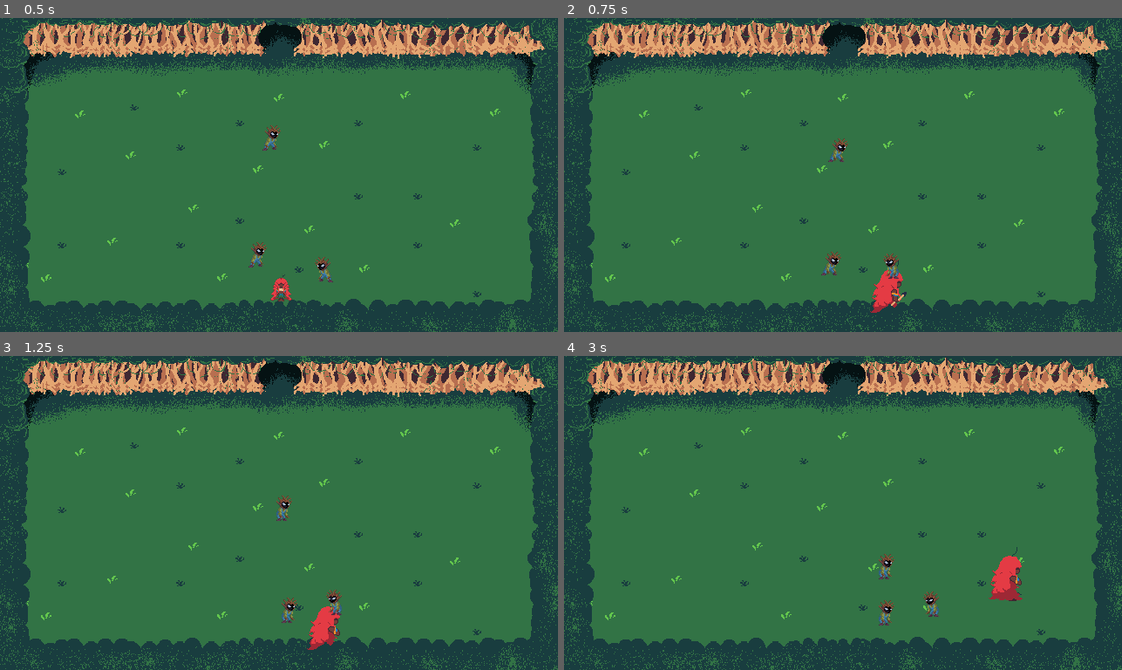
Above: before the commit, frames 1-4 (two rows, left to right).
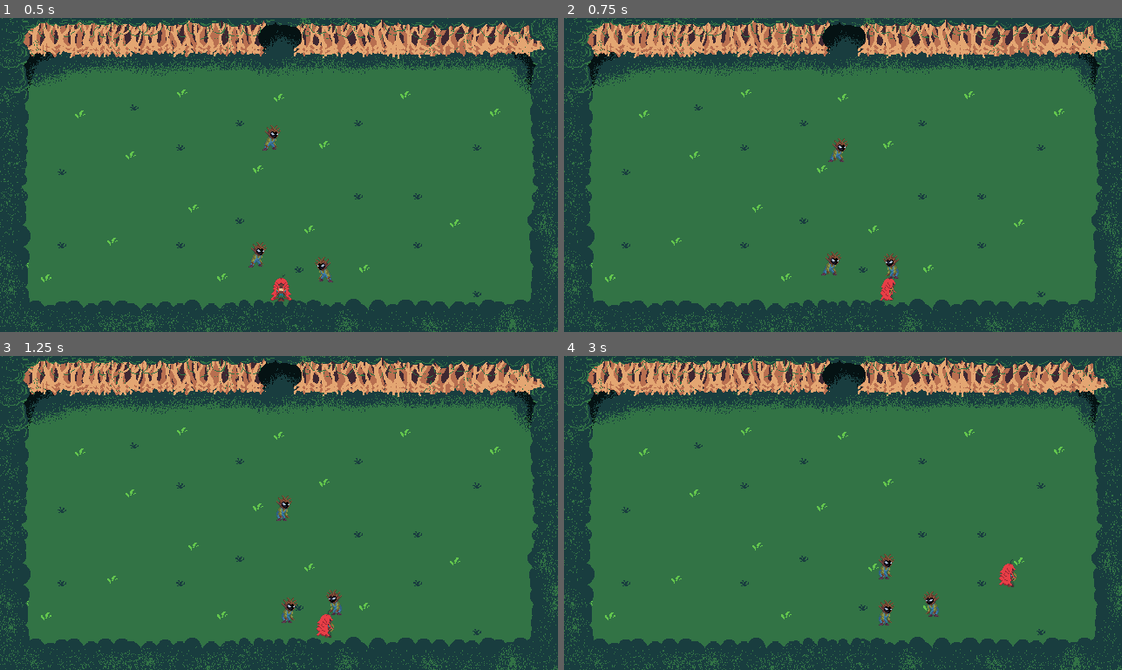
Above: after the commit, the same moments.

Repository: SamuelMTL/AmazonProject
Game: Godot game, scene res://scenes/Dungeons/dungeon.tscn
Same seed, same stepped clock (60 frames per second), same inputs: the game is played once before the commit and once after it. This scene is started directly instead of the project's main scene. Sound files missing from this copy of the repository are replaced by a short silence.
Inputs (mouse positions are in pixels of both pictures, inside the frame that each line leads up to):
- Up to frame 1 (0.5 s): no input
- Up to frame 2 (0.75 s): move the mouse to (965, 159) at 0.52 s; hold Right (ui_right) from 0.53 s (still down); click (965, 159) at 0.6 s
- Up to frame 3 (1.25 s): keep holding Right (ui_right)
- Up to frame 4 (3 s): move the mouse to (731, 528) at 1.27 s; release Right (ui_right) at 1.28 s; hold Down (ui_down) 1.28-2.03 s; tap R (BoitataPower) at 1.35 s; click (731, 528) at 1.55 s; move the mouse to (898, 443) at 2.02 s; hold Right (ui_right) 2.03-2.78 s; tap Q (CurupiraPower) at 2.1 s; click (898, 443) at 2.3 s; move the mouse to (815, 575) at 2.77 s; hold Up (ui_up) from 2.78 s (still down); tap H (Habilidades) at 2.85 s

Frame 1 is identical in both runs. In frame 2, 0.4% of the frame differs, in the area x 54-62%, y 77-94%; in frame 3, 0.4%; in frame 4, 0.5%, in the area x 76-83%, y 60-79%.

Commit message:
animacao da caipora atacando e mini bug corrigido

Diff:
--- a/amazonproject/Components/PlayerComponent/Jogador.tscn
+++ b/amazonproject/Components/PlayerComponent/Jogador.tscn
@@ -1,7 +1,6 @@
-[gd_scene load_steps=121 format=3 uid="uid://dcnpjpoqff5ms"]
+[gd_scene load_steps=138 format=3 uid="uid://dcnpjpoqff5ms"]
 
 [ext_resource type="Script" path="res://Components/PlayerComponent/jogador.gd" id="1_ivn2g"]
-[ext_resource type="Texture2D" uid="uid://cek0bdnfikeu5" path="res://assets/Caipora/CaiporaSpriteSheetAttack.png" id="1_k8qog"]
 [ext_resource type="Script" path="res://Components/PlayerComponent/melee_attack_area.gd" id="5_yhkxk"]
 [ext_resource type="AudioStream" uid="uid://0wksp8qwr5i5" path="res://assets/sound/sfx/walking_2.wav" id="6_pujxu"]
 [ext_resource type="Texture2D" uid="uid://nrutl6r0pbfu" path="res://assets/Caipora/Spritesheet da Caipora sofrendo.png" id="7_p8n6e"]
@@ -11,6 +10,7 @@
 [ext_resource type="Texture2D" uid="uid://bws5351w3c5tb" path="res://assets/Caipora/Spritesheet da Caipora andando.png" id="9_2be0e"]
 [ext_resource type="AudioStream" uid="uid://bgxuxxrvexhhb" path="res://assets/sound/sfx/fire_trail.wav" id="9_5acfq"]
 [ext_resource type="Script" path="res://Components/PlayerComponent/fire_trail_sound.gd" id="10_25hja"]
+[ext_resource type="Texture2D" uid="uid://ctph7r13laio" path="res://assets/Caipora/Spritesheet da Caipora atacando.png" id="10_646ud"]
 [ext_resource type="Texture2D" uid="uid://cjiv8ihcm3vpt" path="res://assets/Caipora/Spritesheet da Caipora morrendo.png" id="10_cefbf"]
 [ext_resource type="AudioStream" uid="uid://dpvhddvnhqv16" path="res://assets/sound/sfx/taking_damage.wav" id="11_semlk"]
 [ext_resource type="AudioStream" uid="uid://dgosvbt5ql5y0" path="res://assets/sound/sfx/die.wav" id="12_e3t08"]
@@ -25,21 +25,37 @@
 [sub_resource type="CapsuleShape2D" id="CapsuleShape2D_rl5ka"]
 height = 26.0
 
-[sub_resource type="AtlasTexture" id="AtlasTexture_7t6un"]
-atlas = ExtResource("1_k8qog")
-region = Rect2(0, 0, 80, 80)
-
-[sub_resource type="AtlasTexture" id="AtlasTexture_qwn2b"]
-atlas = ExtResource("1_k8qog")
-region = Rect2(80, 0, 80, 80)
-
-[sub_resource type="AtlasTexture" id="AtlasTexture_j4jjk"]
-atlas = ExtResource("1_k8qog")
-region = Rect2(160, 0, 80, 80)
-
-[sub_resource type="AtlasTexture" id="AtlasTexture_74nsc"]
-atlas = ExtResource("1_k8qog")
-region = Rect2(240, 0, 80, 80)
+[sub_resource type="AtlasTexture" id="AtlasTexture_esnfd"]
+atlas = ExtResource("10_646ud")
+region = Rect2(0, 0, 31, 36)
+
+[sub_resource type="AtlasTexture" id="AtlasTexture_1lgwy"]
+atlas = ExtResource("10_646ud")
+region = Rect2(31, 0, 31, 36)
+
+[sub_resource type="AtlasTexture" id="AtlasTexture_p2nrt"]
+atlas = ExtResource("10_646ud")
+region = Rect2(62, 0, 31, 36)
+
+[sub_resource type="AtlasTexture" id="AtlasTexture_885lt"]
+atlas = ExtResource("10_646ud")
+region = Rect2(93, 0, 31, 36)
+
+[sub_resource type="AtlasTexture" id="AtlasTexture_3mqxx"]
+atlas = ExtResource("10_646ud")
+region = Rect2(124, 0, 31, 36)
+
+[sub_resource type="AtlasTexture" id="AtlasTexture_qj5pl"]
+atlas = ExtResource("10_646ud")
+region = Rect2(155, 0, 31, 36)
+
+[sub_resource type="AtlasTexture" id="AtlasTexture_muat8"]
+atlas = ExtResource("10_646ud")
+region = Rect2(186, 0, 31, 36)
+
+[sub_resource type="AtlasTexture" id="AtlasTexture_ax30k"]
+atlas = ExtResource("10_646ud")
+region = Rect2(217, 0, 31, 36)
 
 [sub_resource type="AtlasTexture" id="AtlasTexture_pl773"]
 atlas = ExtResource("7_p8n6e")
@@ -113,21 +129,37 @@
 atlas = ExtResource("9_2be0e")
 region = Rect2(2, 312, 31, 39)
 
-[sub_resource type="AtlasTexture" id="AtlasTexture_mn4uh"]
-atlas = ExtResource("1_k8qog")
-region = Rect2(0, 240, 80, 80)
-
-[sub_resource type="AtlasTexture" id="AtlasTexture_wutya"]
-atlas = ExtResource("1_k8qog")
-region = Rect2(80, 240, 80, 80)
-
-[sub_resource type="AtlasTexture" id="AtlasTexture_41ypr"]
-atlas = ExtResource("1_k8qog")
-region = Rect2(160, 240, 80, 80)
-
-[sub_resource type="AtlasTexture" id="AtlasTexture_km75w"]
-atlas = ExtResource("1_k8qog")
-region = Rect2(240, 240, 80, 80)
+[sub_resource type="AtlasTexture" id="AtlasTexture_x53ka"]
+atlas = ExtResource("10_646ud")
+region = Rect2(248, 72, 31, 36)
+
+[sub_resource type="AtlasTexture" id="AtlasTexture_lcycf"]
+atlas = ExtResource("10_646ud")
+region = Rect2(279, 72, 31, 36)
+
+[sub_resource type="AtlasTexture" id="AtlasTexture_8dco5"]
+atlas = ExtResource("10_646ud")
+region = Rect2(310, 72, 31, 36)
+
+[sub_resource type="AtlasTexture" id="AtlasTexture_5giep"]
+atlas = ExtResource("10_646ud")
+region = Rect2(341, 72, 31, 36)
+
+[sub_resource type="AtlasTexture" id="AtlasTexture_kxrfx"]
+atlas = ExtResource("10_646ud")
+region = Rect2(372, 72, 31, 36)
+
+[sub_resource type="AtlasTexture" id="AtlasTexture_rv7d4"]
+atlas = ExtResource("10_646ud")
+region = Rect2(403, 72, 31, 36)
+
+[sub_resource type="AtlasTexture" id="AtlasTexture_u6lng"]
+atlas = ExtResource("10_646ud")
+region = Rect2(434, 72, 31, 36)
+
+[sub_resource type="AtlasTexture" id="AtlasTexture_k15re"]
+atlas = ExtResource("10_646ud")
+region = Rect2(465, 72, 31, 36)
 
 [sub_resource type="AtlasTexture" id="AtlasTexture_cmmuh"]
 atlas = ExtResource("7_p8n6e")
@@ -229,21 +261,37 @@
 atlas = ExtResource("9_2be0e")
 region = Rect2(64, 312, 31, 39)
 
-[sub_resource type="AtlasTexture" id="AtlasTexture_pjy0h"]
-atlas = ExtResource("1_k8qog")
-region = Rect2(0, 80, 80, 80)
-
-[sub_resource type="AtlasTexture" id="AtlasTexture_u3hwb"]
-atlas = ExtResource("1_k8qog")
-region = Rect2(80, 80, 80, 80)
-
-[sub_resource type="AtlasTexture" id="AtlasTexture_1blic"]
-atlas = ExtResource("1_k8qog")
-region = Rect2(160, 80, 80, 80)
-
-[sub_resource type="AtlasTexture" id="AtlasTexture_twrd4"]
-atlas = ExtResource("1_k8qog")
-region = Rect2(240, 80, 80, 80)
+[sub_resource type="AtlasTexture" id="AtlasTexture_l36e5"]
+atlas = ExtResource("10_646ud")
+region = Rect2(0, 72, 31, 36)
+
+[sub_resource type="AtlasTexture" id="AtlasTexture_unyk3"]
+atlas = ExtResource("10_646ud")
+region = Rect2(31, 72, 31, 36)
+
+[sub_resource type="AtlasTexture" id="AtlasTexture_tdoqm"]
+atlas = ExtResource("10_646ud")
+region = Rect2(62, 72, 31, 36)
+
+[sub_resource type="AtlasTexture" id="AtlasTexture_dbg7s"]
+atlas = ExtResource("10_646ud")
+region = Rect2(93, 72, 31, 36)
+
+[sub_resource type="AtlasTexture" id="AtlasTexture_1uug8"]
+atlas = ExtResource("10_646ud")
+region = Rect2(124, 72, 31, 36)
+
+[sub_resource type="AtlasTexture" id="AtlasTexture_xdbhu"]
+atlas = ExtResource("10_646ud")
+region = Rect2(155, 72, 31, 36)
+
+[sub_resource type="AtlasTexture" id="AtlasTexture_o3ce5"]
+atlas = ExtResource("10_646ud")
+region = Rect2(186, 72, 31, 36)
+
+[sub_resource type="AtlasTexture" id="AtlasTexture_m4pgt"]
+atlas = ExtResource("10_646ud")
+region = Rect2(217, 72, 31, 36)
 
 [sub_resource type="AtlasTexture" id="AtlasTexture_hx3or"]
 atlas = ExtResource("7_p8n6e")
@@ -345,21 +393,41 @@
 atlas = ExtResource("9_2be0e")
 region = Rect2(189, 312, 31, 39)
 
-[sub_resource type="AtlasTexture" id="AtlasTexture_be7jl"]
-atlas = ExtResource("1_k8qog")
-region = Rect2(0, 160, 80, 80)
-
-[sub_resource type="AtlasTexture" id="AtlasTexture_s2pyx"]
-atlas = ExtResource("1_k8qog")
-region = Rect2(80, 160, 80, 80)
-
-[sub_resource type="AtlasTexture" id="AtlasTexture_8lmmk"]
-atlas = ExtResource("1_k8qog")
-region = Rect2(160, 160, 80, 80)
-
-[sub_resource type="AtlasTexture" id="AtlasTexture_n6wt4"]
-atlas = ExtResource("1_k8qog")
-region = Rect2(240, 160, 80, 80)
+[sub_resource type="AtlasTexture" id="AtlasTexture_0mkhj"]
+atlas = ExtResource("10_646ud")
+region = Rect2(248, 0, 31, 36)
+
+[sub_resource type="AtlasTexture" id="AtlasTexture_x4sav"]
+atlas = ExtResource("10_646ud")
+region = Rect2(279, 0, 31, 36)
+
+[sub_resource type="AtlasTexture" id="AtlasTexture_ec6dh"]
+atlas = ExtResource("10_646ud")
+region = Rect2(310, 0, 31, 36)
+
+[sub_resource type="AtlasTexture" id="AtlasTexture_cr8nk"]
+atlas = ExtResource("10_646ud")
+region = Rect2(341, 0, 31, 36)
+
+[sub_resource type="AtlasTexture" id="AtlasTexture_h2dji"]
+atlas = ExtResource("10_646ud")
+region = Rect2(372, 0, 31, 36)
+
+[sub_resource type="AtlasTexture" id="AtlasTexture_byqoc"]
+atlas = ExtResource("10_646ud")
+region = Rect2(403, 0, 31, 36)
+
+[sub_resource type="AtlasTexture" id="AtlasTexture_tk6mo"]
+atlas = ExtResource("10_646ud")
+region = Rect2(434, 0, 31, 36)
+
+[sub_resource type="AtlasTexture" id="AtlasTexture_wtfsa"]
+atlas = ExtResource("10_646ud")
+region = Rect2(465, 0, 31, 36)
+
+[sub_resource type="AtlasTexture" id="AtlasTexture_bo120"]
+atlas = ExtResource("10_646ud")
+region = Rect2(496, 0, 31, 36)
 
 [sub_resource type="AtlasTexture" id="AtlasTexture_of3kg"]
 atlas = ExtResource("7_p8n6e")
@@ -436,17 +504,29 @@
 [sub_resource type="SpriteFrames" id="SpriteFrames_xqhm8"]
 animations = [{
 "frames": [{
-"duration": 0.5,
-"texture": SubResource("AtlasTexture_7t6un")
-}, {
-"duration": 0.5,
-"texture": SubResource("AtlasTexture_qwn2b")
-}, {
-"duration": 0.5,
-"texture": SubResource("AtlasTexture_j4jjk")
-}, {
-"duration": 0.5,
-"texture": SubResource("AtlasTexture_74nsc")
+"duration": 0.3,
+"texture": SubResource("AtlasTexture_esnfd")
+}, {
+"duration": 0.3,
+"texture": SubResource("AtlasTexture_1lgwy")
+}, {
+"duration": 0.3,
+"texture": SubResource("AtlasTexture_p2nrt")
+}, {
+"duration": 0.3,
+"texture": SubResource("AtlasTexture_885lt")
+}, {
+"duration": 0.3,
+"texture": SubResource("AtlasTexture_3mqxx")
+}, {
+"duration": 0.3,
+"texture": SubResource("AtlasTexture_qj5pl")
+}, {
+"duration": 0.3,
+"texture": SubResource("AtlasTexture_muat8")
+}, {
+"duration": 0.3,
+"texture": SubResource("AtlasTexture_ax30k")
 }],
 "loop": false,
 "name": &"DownAttacking",
@@ -522,17 +602,29 @@
 "speed": 5.0
 }, {
 "frames": [{
-"duration": 0.5,
-"texture": SubResource("AtlasTexture_mn4uh")
-}, {
-"duration": 0.5,
-"texture": SubResource("AtlasTexture_wutya")
-}, {
-"duration": 0.5,
-"texture": SubResource("AtlasTexture_41ypr")
-}, {
-"duration": 0.5,
-"texture": SubResource("AtlasTexture_km75w")
+"duration": 0.3,
+"texture": SubResource("AtlasTexture_x53ka")
+}, {
+"duration": 0.3,
+"texture": SubResource("AtlasTexture_lcycf")
+}, {
+"duration": 0.3,
+"texture": SubResource("AtlasTexture_8dco5")
+}, {
+"duration": 0.3,
+"texture": SubResource("AtlasTexture_5giep")
+}, {
+"duration": 0.3,
+"texture": SubResource("AtlasTexture_kxrfx")
+}, {
+"duration": 0.3,
+"texture": SubResource("AtlasTexture_rv7d4")
+}, {
+"duration": 0.3,
+"texture": SubResource("AtlasTexture_u6lng")
+}, {
+"duration": 0.3,
+"texture": SubResource("AtlasTexture_k15re")
 }],
 "loop": false,
 "name": &"LeftAttacking",
@@ -634,17 +726,29 @@
 "speed": 5.0
 }, {
 "frames": [{
-"duration": 0.5,
-"texture": SubResource("AtlasTexture_pjy0h")
-}, {
-"duration": 0.5,
-"texture": SubResource("AtlasTexture_u3hwb")
-}, {
-"duration": 0.5,
-"texture": SubResource("AtlasTexture_1blic")
-}, {
-"duration": 0.5,
-"texture": SubResource("AtlasTexture_twrd4")
+"duration": 0.3,
+"texture": SubResource("AtlasTexture_l36e5")
+}, {
+"duration": 0.3,
+"texture": SubResource("AtlasTexture_unyk3")
+}, {
+"duration": 0.3,
+"texture": SubResource("AtlasTexture_tdoqm")
+}, {
+"duration": 0.3,
+"texture": SubResource("AtlasTexture_dbg7s")
+}, {
+"duration": 0.3,
+"texture": SubResource("AtlasTexture_1uug8")
+}, {
+"duration": 0.3,
+"texture": SubResource("AtlasTexture_xdbhu")
+}, {
+"duration": 0.3,
+"texture": SubResource("AtlasTexture_o3ce5")
+}, {
+"duration": 0.3,
+"texture": SubResource("AtlasTexture_m4pgt")
 }],
 "loop": false,
 "name": &"RightAttacking",
@@ -746,17 +850,32 @@
 "speed": 5.0
 }, {
 "frames": [{
-"duration": 0.5,
-"texture": SubResource("AtlasTexture_be7jl")
-}, {
-"duration": 0.5,
-"texture": SubResource("AtlasTexture_s2pyx")
-}, {
-"duration": 0.5,
-"texture": SubResource("AtlasTexture_8lmmk")
-}, {
-"duration": 0.5,
-"texture": SubResource("AtlasTexture_n6wt4")
+"duration": 0.3,
+"texture": SubResource("AtlasTexture_0mkhj")
+}, {
+"duration": 0.3,
+"texture": SubResource("AtlasTexture_x4sav")
+}, {
+"duration": 0.3,
+"texture": SubResource("AtlasTexture_ec6dh")
+}, {
+"duration": 0.3,
+"texture": SubResource("AtlasTexture_cr8nk")
+}, {
+"duration": 0.3,
+"texture": SubResource("AtlasTexture_h2dji")
+}, {
+"duration": 0.3,
+"texture": SubResource("AtlasTexture_byqoc")
+}, {
+"duration": 0.3,
+"texture": SubResource("AtlasTexture_tk6mo")
+}, {
+"duration": 0.3,
+"texture": SubResource("AtlasTexture_wtfsa")
+}, {
+"duration": 0.3,
+"texture": SubResource("AtlasTexture_bo120")
 }],
 "loop": false,
 "name": &"UpAttacking",
@@ -883,7 +1002,9 @@
 
 [node name="AnimatedSprite2D" type="AnimatedSprite2D" parent="."]
 sprite_frames = SubResource("SpriteFrames_xqhm8")
-animation = &"RightDying"
+animation = &"UpAttacking"
+frame = 8
+frame_progress = 1.0
 
 [connection signal="timeout" from="DashTimer" to="." method="_on_dash_timer_timeout"]
 [connection signal="timeout" from="DashCooldown" to="." method="_on_dash_cooldown_timeout"]
--- a/amazonproject/inimigoteste.gd
+++ b/amazonproject/inimigoteste.gd
@@ -143,7 +143,7 @@
 	sprites.play(idle_anim)
 
 func attack(body: Node2D):
-	if body.is_in_group("Player") and can_attack == true and not is_taking_damage :
+	if body.is_in_group("Player") and can_attack and not is_taking_damage and not is_dying:
 		is_attacking = true
 		can_attack = false
 
Binary file added: amazonproject/assets/Caipora/Spritesheet da Caipora atacando.png
Not shown, added: amazonproject/assets/Caipora/Spritesheet da Caipora atacando.png.import
